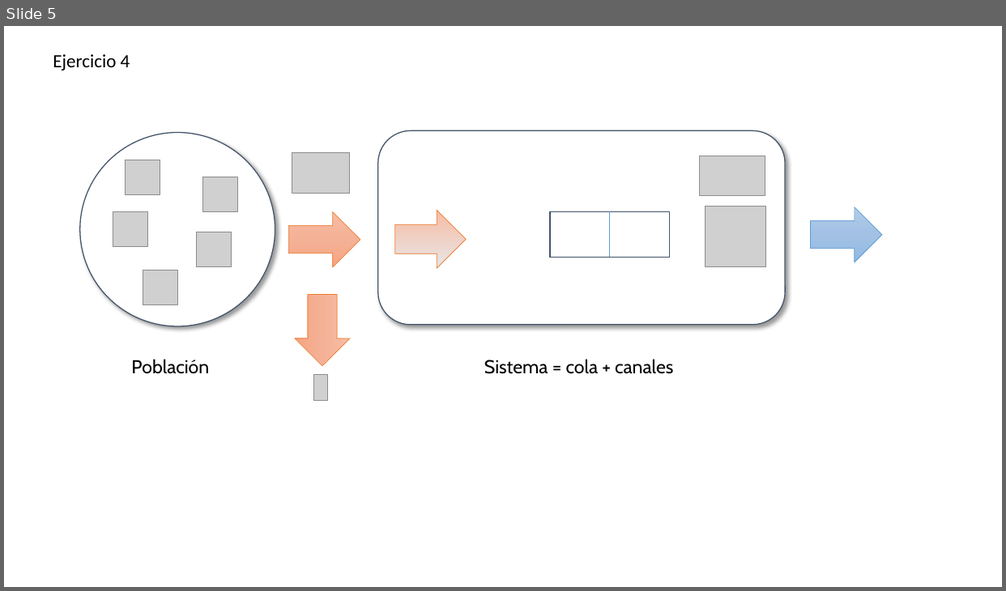
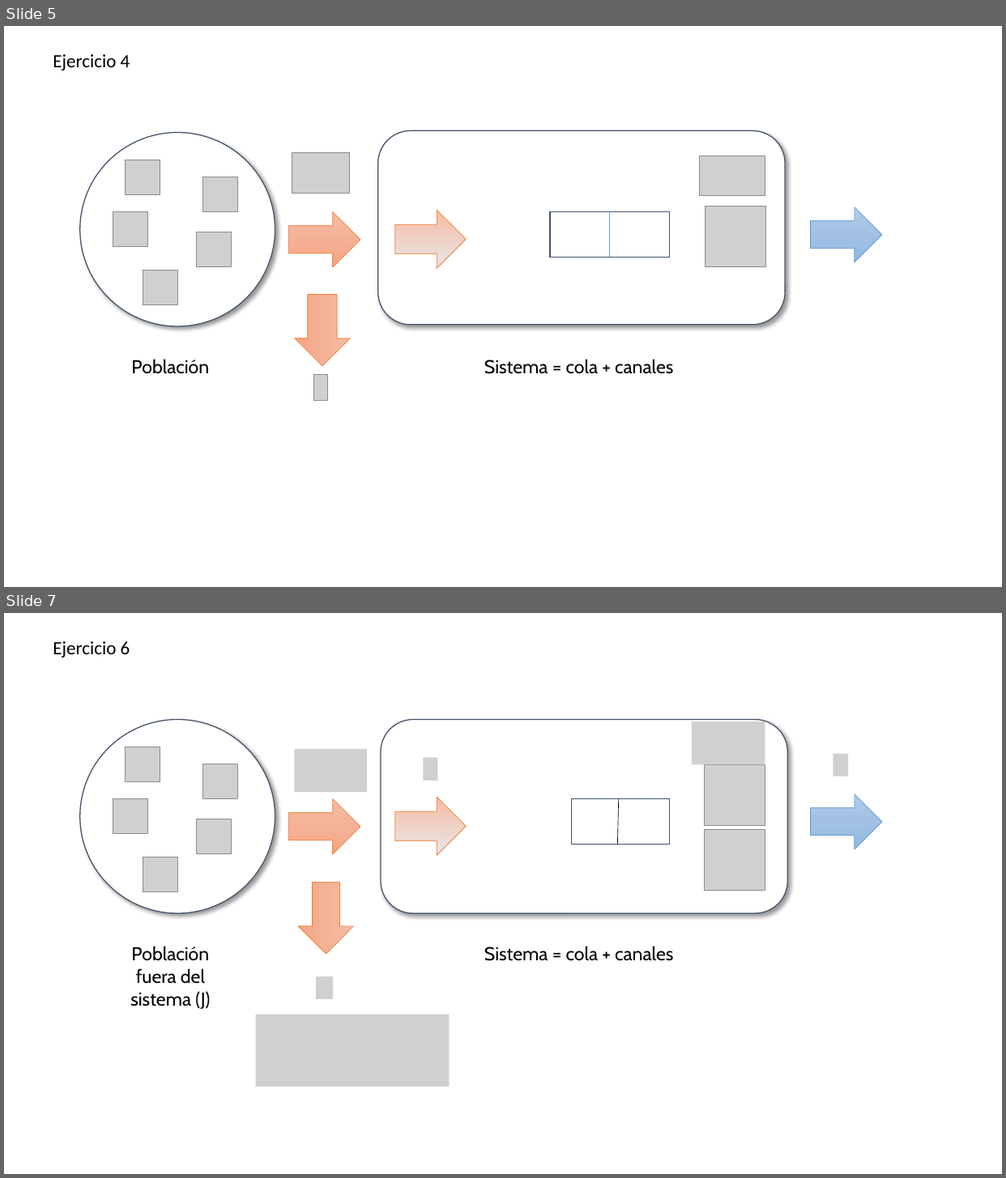
Before and after one commit to miparnisari/modelos2fiuba, a slide deck: tp1-colas/Imagenes.pptx. Shown one above the other, each under a label of ours: slide 5 before the commit, slides 5 and 7 after it; the slides between them are not shown. The pictures are 1006x591 and 1006x1178 pixels, drawn with LibreOffice and Linux fonts; fonts in the diff are those of the drawing; grey boxes stand for pictures; background and template pictures are left out. Boxes give left, top, right and bottom in pixels: in the first picture for what was removed or moved away, otherwise in the second. Text is boxed around its words. In the diff, an @@ line names an element or a change of style, - is before the commit and + after.

```diff
--- a/tp1-colas/Imagenes.pptx
+++ b/tp1-colas/Imagenes.pptx
@@ slide 7 added at box(4, 613, 1002, 1174), background #FFFFFF @@
@@ text added at box(53, 641, 130, 658), 18 pt, text #000000 @@
+Ejercicio 6
@@ ellipse added at box(80, 719, 275, 914), fill #FFFFFF, outline #44546A 1 pt @@
@@ rounded rectangle added at box(381, 719, 788, 914), fill #FFFFFF, outline #44546A 1 pt @@
@@ picture added at box(692, 722, 765, 765) @@
@@ picture added at box(126, 747, 160, 782) @@
@@ picture added at box(295, 749, 367, 793) @@
@@ picture added at box(424, 757, 437, 781) @@
@@ picture added at box(833, 754, 849, 776) @@
@@ picture added at box(203, 764, 238, 799) @@
@@ picture added at box(704, 765, 765, 825) @@
@@ picture added at box(113, 799, 148, 835) @@
@@ right arrow added at box(288, 799, 360, 855), fill gradient #F7BDA5 to #F5B196 to #F8A582, outline #ED7D31 0.5 pt @@
@@ right arrow added at box(394, 797, 466, 855), fill gradient #F7BDA5 to #E7E6E6, outline #ED7D31 0.5 pt @@
@@ rectangle added at box(572, 799, 670, 845), fill #FFFFFF, outline #44546A 1 pt @@
@@ line added from (619, 799) to (618, 845), #000000 0.5 pt @@
@@ right arrow added at box(810, 794, 882, 850), fill gradient #B1CBE9 to #A3C1E5 to #93B9E4, outline #5B9BD5 0.5 pt @@
@@ picture added at box(197, 820, 232, 855) @@
@@ picture added at box(704, 830, 765, 891) @@
@@ picture added at box(143, 857, 177, 892) @@
@@ right arrow added at box(298, 883, 354, 954), fill gradient #F7BDA5 to #F5B196 to #F8A582, outline #ED7D31 0.5 pt @@
@@ text added at box(130, 946, 210, 1009), 18 pt, text #000000 @@
+Población fuera del sistema (J)
@@ text added at box(484, 946, 673, 961), 18 pt, text #000000 @@
+Sistema = cola + canales
@@ picture added at box(316, 977, 334, 999) @@
@@ picture added at box(256, 1014, 449, 1087) @@
```
Also in this commit, not shown: 1 slide changed, 1 other file.
